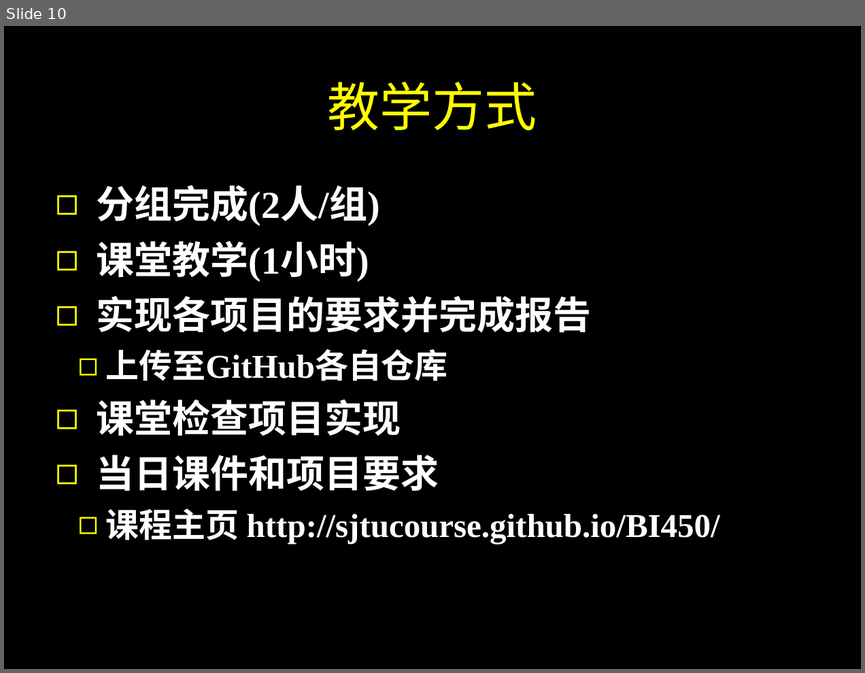
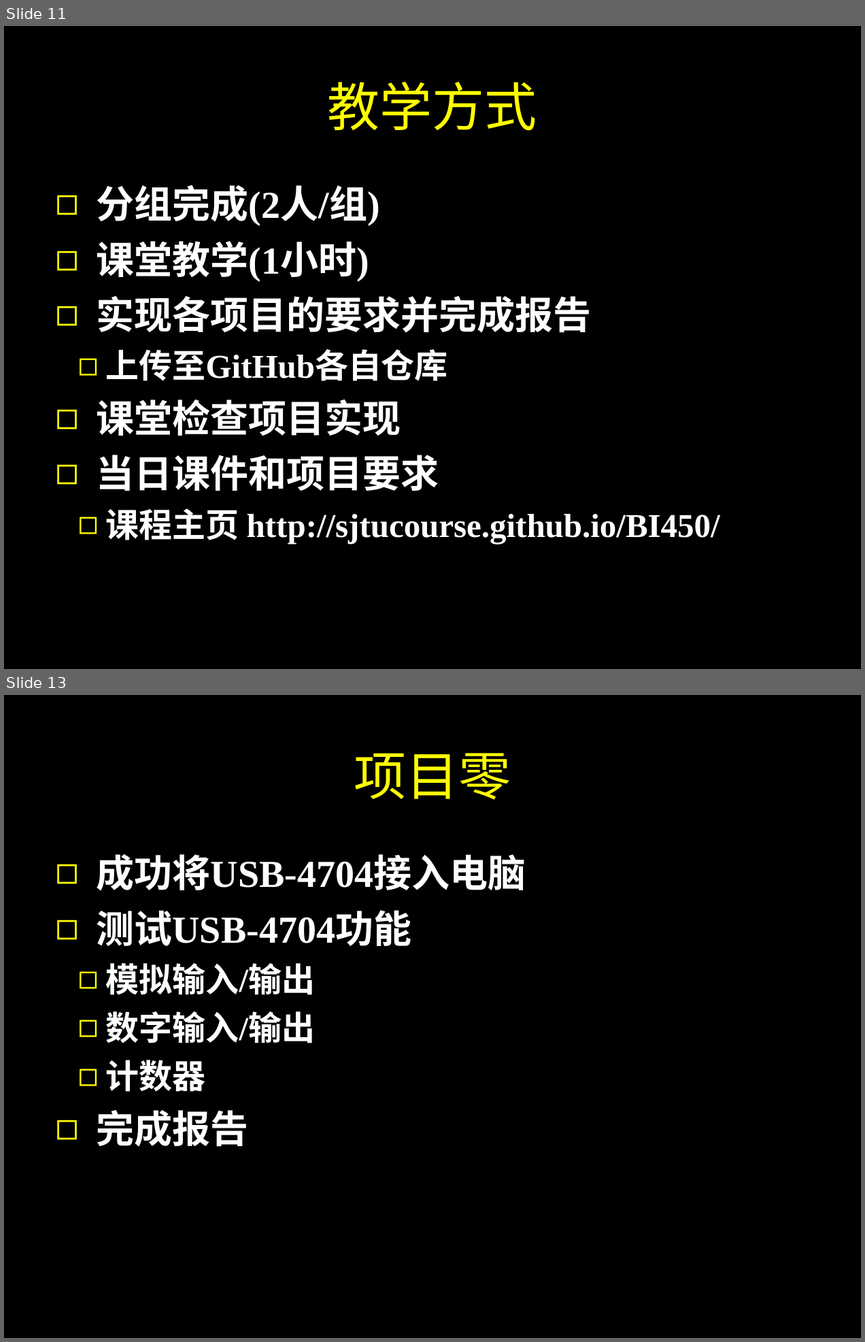
Before and after one commit to SJTUCourse/BI450, a slide deck: Lectures/2017 Fall/Lecture 0/Lecture 0.ppt. Shown one above the other, each under a label of ours: slide 10 before the commit, slides 11 and 13 after it; the slides between them are not shown. The pictures are 865x673 and 865x1342 pixels, drawn with LibreOffice and Linux fonts; fonts in the diff are those of the drawing. Boxes give left, top, right and bottom in pixels: in the first picture for what was removed or moved away, otherwise in the second. Text is boxed around its words. In the diff, an @@ line names an element or a change of style, - is before the commit and + after.

```diff
--- a/Lectures/2017 Fall/Lecture 0/Lecture 0.ppt
+++ b/Lectures/2017 Fall/Lecture 0/Lecture 0.ppt
@@ slide 13 added at (4, 695, 861, 1338), background #000000 @@
@@ title added at (354, 753, 511, 800), 44 pt, text #FFFF00 @@
+项目零
@@ text added at (96, 854, 526, 1147), 32 pt, text #FFFFFF, bold @@
+◻ 成功将USB-4704接入电脑
+◻ 测试USB-4704功能
+  ◻ 模拟输入/输出
+  ◻ 数字输入/输出
+  ◻ 计数器
+◻ 完成报告
@@ what was slide 10 is now slide 11 @@
```
Also in this commit, not shown: 2 slides changed, 1 other slide added, 1 other file.
